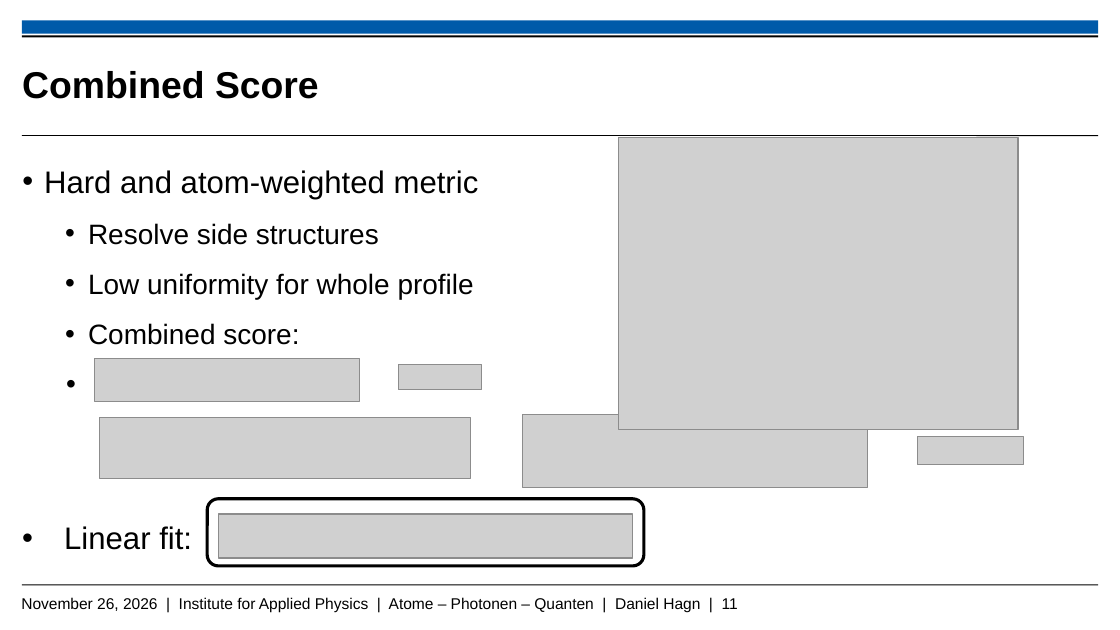
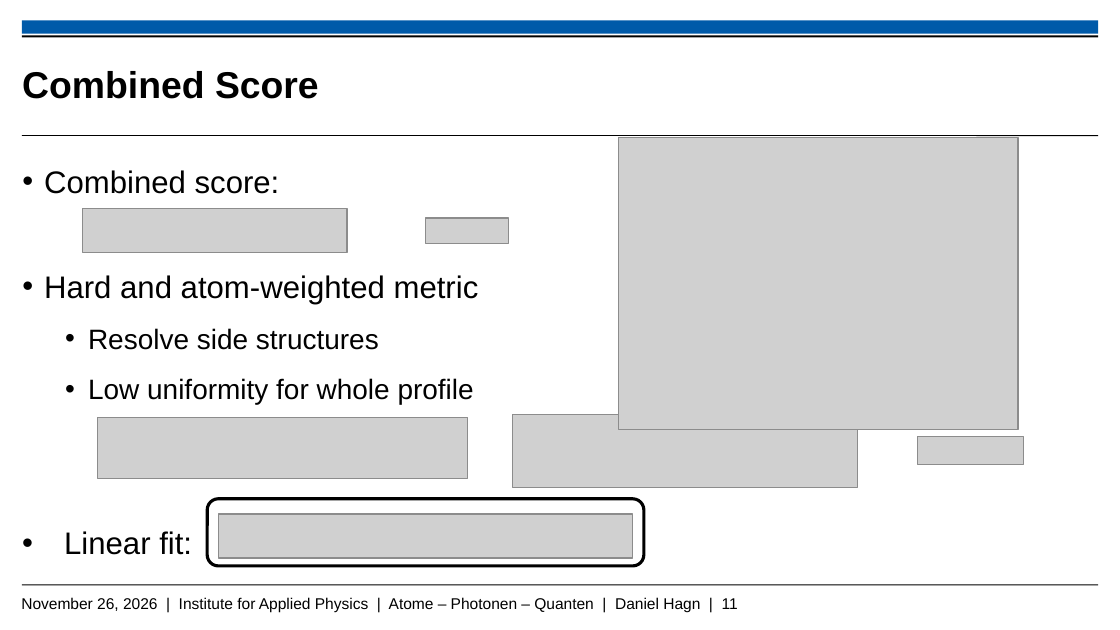
Before and after one commit to Daniel-Hagn-physik/Masterthesis_Backup, a slide deck: slide 11 of Hagn_Daniel_Mastervortrag.pptx. Drawn at 1120x630 pixels with LibreOffice and Linux fonts; fonts in the diff are those of the drawing; grey boxes stand for pictures; background and template pictures are left out. Boxes give left, top, right and bottom in pixels: in the first picture for what was removed or moved away, otherwise in the second. Text is boxed around its words. In the diff, an @@ line names an element or a change of style, - is before the commit and + after.

```diff
--- a/Hagn_Daniel_Mastervortrag.pptx
+++ b/Hagn_Daniel_Mastervortrag.pptx
@@ text at (44,170,280,194): paragraph added @@
+  • Combined score:
@@ picture: place and size @@
-picture at (95,358,360,402)
+picture at (83,209,347,253)
@@ picture: place and size @@
-picture at (399,364,483,390)
+picture at (426,218,510,244)
@@ text at (88,323,299,345): paragraph removed @@
-    • Combined score:
@@ picture: place and size @@
-picture at (523,414,868,487)
+picture at (513,414,858,487)
```
Also in this commit, not shown: 9 other slides changed.
